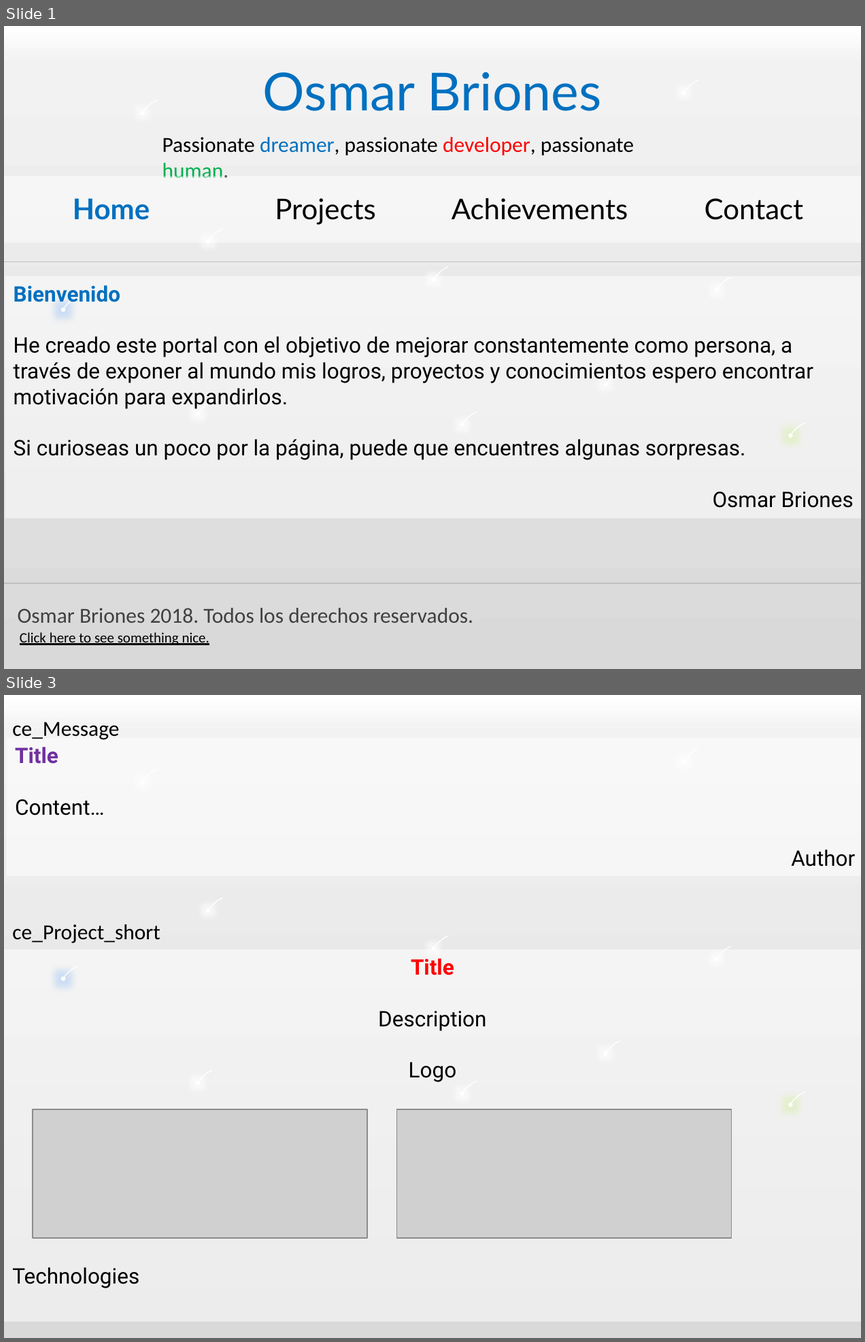
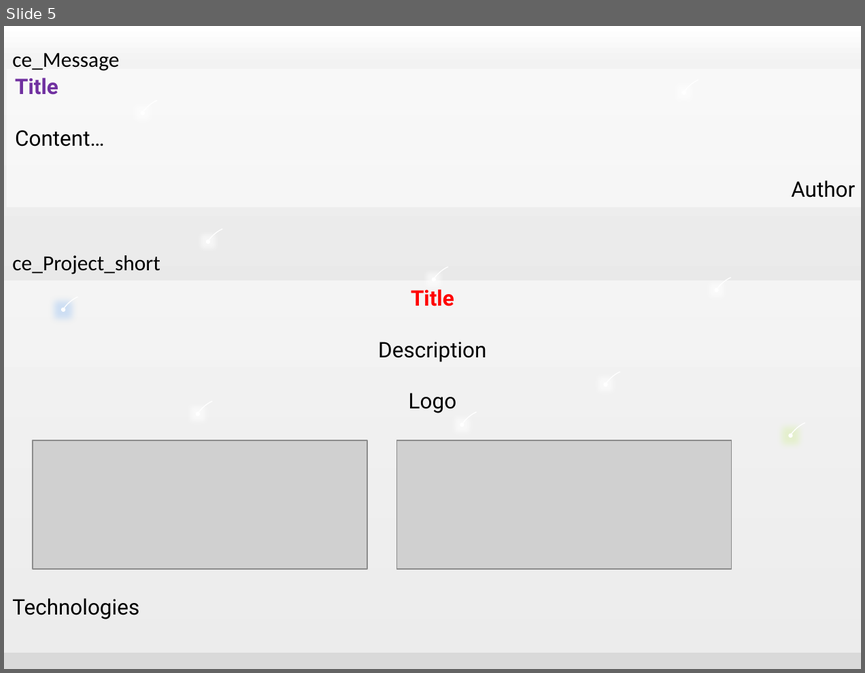
Before and after one commit to OsmarBriones/VidaS2, a slide deck: screens.pptx. Shown one above the other, each under a label of ours: slides 1 and 3 before the commit, slide 5 after it; the slides between them are not shown. The pictures are 865x1342 and 865x673 pixels, drawn with LibreOffice and Linux fonts; fonts in the diff are those of the drawing; grey boxes stand for pictures; background and template pictures are left out. Boxes give left, top, right and bottom in pixels: in the first picture for what was removed or moved away, otherwise in the second. Text is boxed around its words. In the diff, an @@ line names an element or a change of style, - is before the commit and + after.

```diff
--- a/screens.pptx
+++ b/screens.pptx
@@ slide 1 removed at box(4, 26, 861, 669), background gradient #FFFFFF to #F2F2F2 to #D9D9D9; not listed: 20 template elements that a slide beside it also shows @@
@@ text removed at box(263, 72, 602, 111) @@
-Osmar Briones
@@ text removed at box(162, 137, 634, 178) @@
-Passionate dreamer, passionate developer, passionate human.
@@ rectangle removed at box(4, 176, 861, 243) @@
@@ table removed at box(4, 187, 861, 230), 1 rows, 4 columns @@
-Home | Projects | Achievements | Contact
@@ line removed from (4, 261) to (861, 261) @@
@@ rectangle removed at box(5, 276, 861, 518) @@
-Bienvenido
-He creado este portal con el objetivo de mejorar constantemente como persona, a través de exponer al mundo mis logros, proyectos y conocimientos espero encontrar motivación para expandirlos.
-Si curioseas un poco por la página, puede que encuentres algunas sorpresas.
-Osmar Briones
@@ line removed from (4, 583) to (861, 583) @@
@@ text removed at box(18, 607, 474, 622) @@
-Osmar Briones 2018. Todos los derechos reservados.
@@ text removed at box(20, 632, 209, 645) @@
-Click here to see something nice.
@@ what was slide 3 is now slide 5 @@
```
Also in this commit, not shown: 1 slide changed, 4 slides added.
